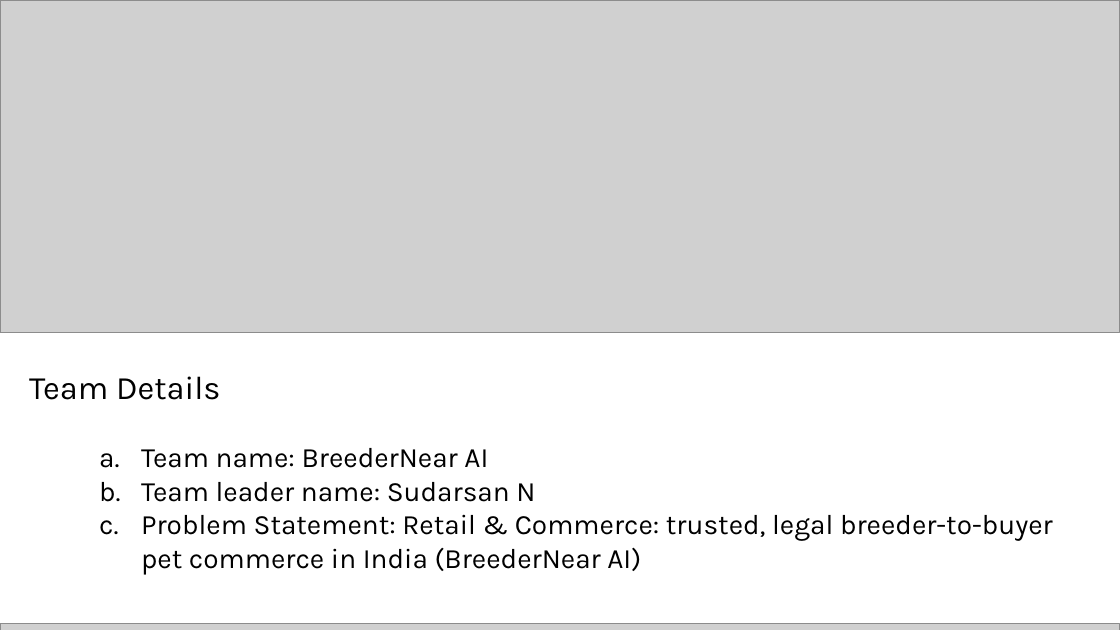
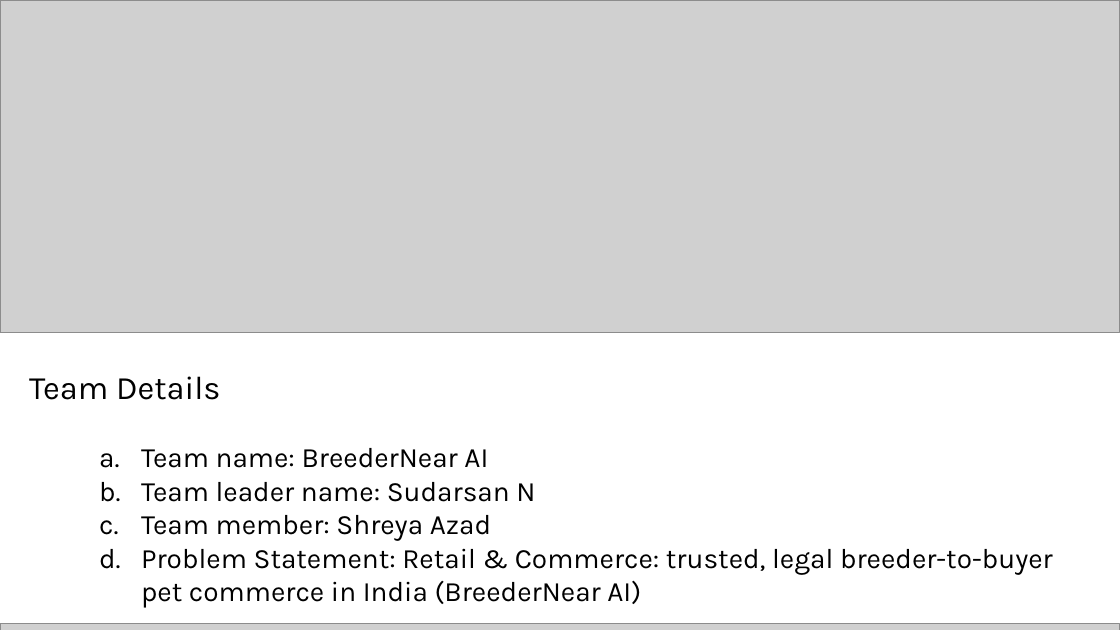
Before and after one commit to sudarsan-22/breedernear-ai, a slide deck: slide 1 of docs/submission/BreederNear-AI-deck.pptx. Drawn at 1120x630 pixels with LibreOffice and Linux fonts; fonts in the diff are those of the drawing; grey boxes stand for pictures. Boxes give left, top, right and bottom in pixels: in the first picture for what was removed or moved away, otherwise in the second. Text is boxed around its words. In the diff, an @@ line names an element or a change of style, - is before the commit and + after.

Commit message:
docs: deck title slide lists team member Shreya Azad

```diff
--- a/docs/submission/BreederNear-AI-deck.pptx
+++ b/docs/submission/BreederNear-AI-deck.pptx
@@ text at [141,515,491,541]: paragraph added @@
+  c. Team member: Shreya Azad
```
Also in this commit, not shown: 1 other slide changed, 2 other files.
